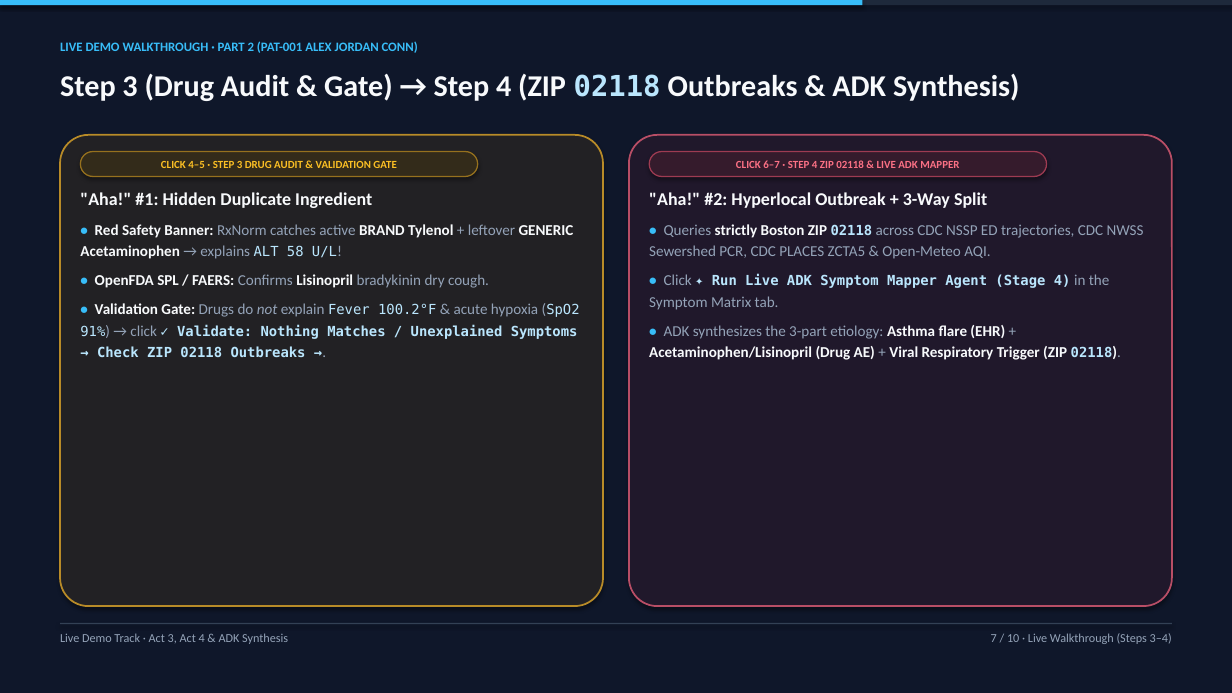
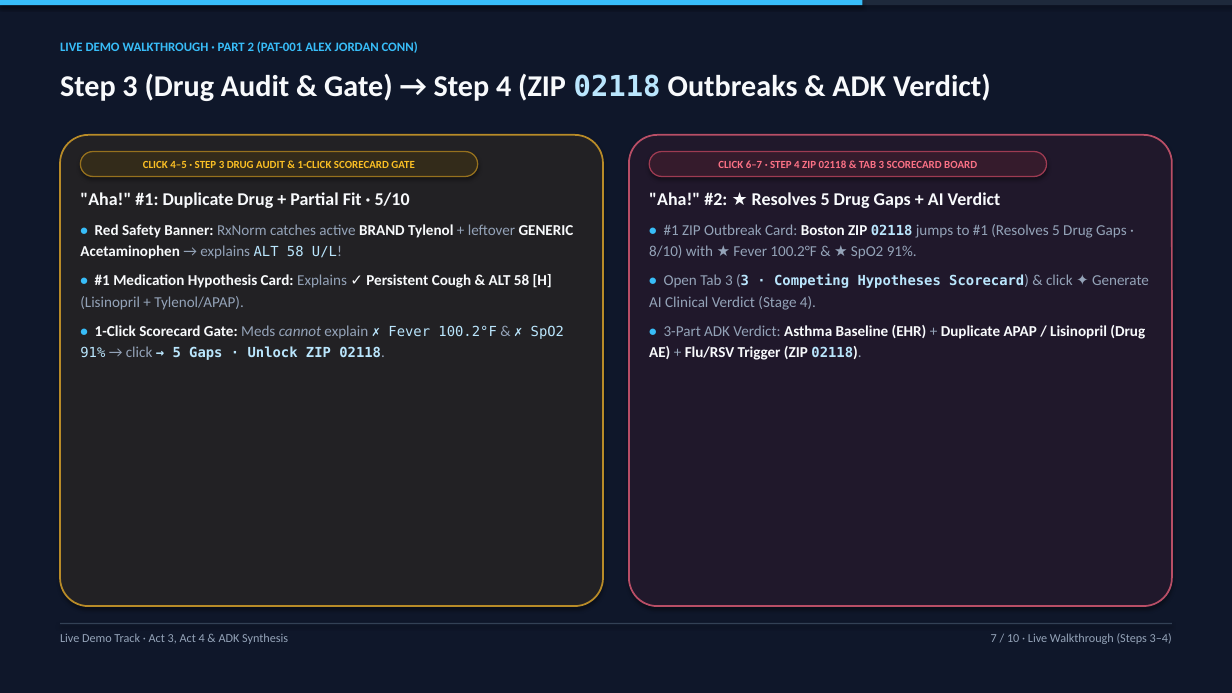
Before and after one commit to Sivaram0606/AI-PhysicianSupport, a slide deck: slide 7 of DEMO_SLIDES.pptx. Drawn at 1232x693 pixels with LibreOffice and Linux fonts; fonts in the diff are those of the drawing. Boxes give left, top, right and bottom in pixels: in the first picture for what was removed or moved away, otherwise in the second. Text is boxed around its words. In the diff, an @@ line names an element or a change of style, - is before the commit and + after.

Commit message:
Update PPTX decks, HTML slides, docs, and 4-min narrated demo video for Competing Hypotheses Scorecard UI

```diff
--- a/DEMO_SLIDES.pptx
+++ b/DEMO_SLIDES.pptx
@@ text at (60,74,991,101): text changed @@
-Step 3 (Drug Audit & Gate) → Step 4 (ZIP 02118 Outbreaks & ADK Synthesis)
+Step 3 (Drug Audit & Gate) → Step 4 (ZIP 02118 Outbreaks & ADK Verdict)
@@ text in rounded rectangle at (143,161,414,168): text changed @@
-CLICK 4–5 · STEP 3 DRUG AUDIT & VALIDATION GATE
+CLICK 4–5 · STEP 3 DRUG AUDIT & 1-CLICK SCORECARD GATE
@@ text in rounded rectangle at (718,160,977,168): text changed @@
-CLICK 6–7 · STEP 4 ZIP 02118 & LIVE ADK MAPPER
+CLICK 6–7 · STEP 4 ZIP 02118 & TAB 3 SCORECARD BOARD
@@ text at (80,192,410,208): text changed @@
-"Aha!" #1: Hidden Duplicate Ingredient
+"Aha!" #1: Duplicate Drug + Partial Fit · 5/10
@@ text at (649,192,1149,360): text changed @@
-"Aha!" #2: Hyperlocal Outbreak + 3-Way Split
-• Queries strictly Boston ZIP 02118 across CDC NSSP ED trajectories, CDC NWSS Sewershed PCR, CDC PLACES ZCTA5 & Open-Meteo AQI.
-• Click ✦ Run Live ADK Symptom Mapper Agent (Stage 4) in the Symptom Matrix tab.
-• ADK synthesizes the 3-part etiology: Asthma flare (EHR) + Acetaminophen/Lisinopril (Drug AE) + Viral Respiratory Trigger (ZIP 02118).
+"Aha!" #2: ★ Resolves 5 Drug Gaps + AI Verdict
+• #1 ZIP Outbreak Card: Boston ZIP 02118 jumps to #1 (Resolves 5 Drug Gaps · 8/10) with ★ Fever 100.2°F & ★ SpO2 91%.
+• Open Tab 3 (3 · Competing Hypotheses Scorecard) & click ✦ Generate AI Clinical Verdict (Stage 4).
+• 3-Part ADK Verdict: Asthma Baseline (EHR) + Duplicate APAP / Lisinopril (Drug AE) + Flu/RSV Trigger (ZIP 02118).
@@ text at (80,274,564,360): text changed; text colour #BAE6FD to #F8FAFC @@
-• OpenFDA SPL / FAERS: Confirms Lisinopril bradykinin dry cough.
-• Validation Gate: Drugs do not explain Fever 100.2°F & acute hypoxia (SpO2 91%) → click ✓ Validate: Nothing Matches / Unexplained Symptoms → Check ZIP 02118 Outbreaks →.
+• #1 Medication Hypothesis Card: Explains ✓ Persistent Cough & ALT 58 [H] (Lisinopril + Tylenol/APAP).
+• 1-Click Scorecard Gate: Meds cannot explain ✗ Fever 100.2°F & ✗ SpO2 91% → click → 5 Gaps · Unlock ZIP 02118.
```
Also in this commit, not shown: 6 other slides changed, 6 other files.
